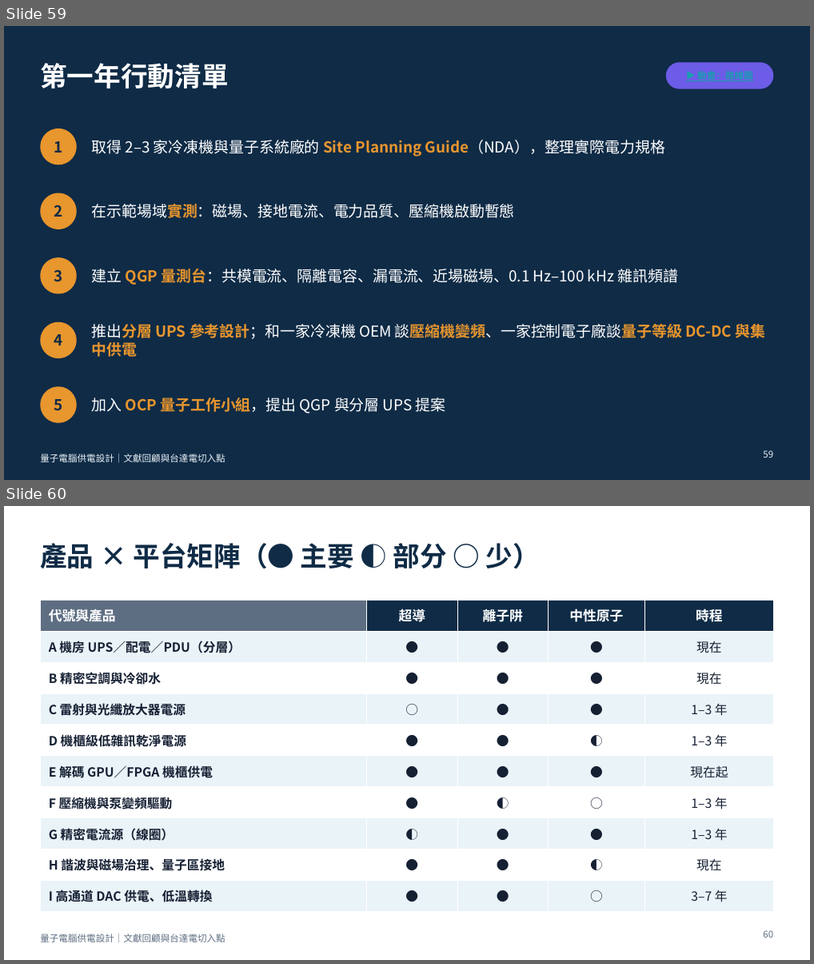
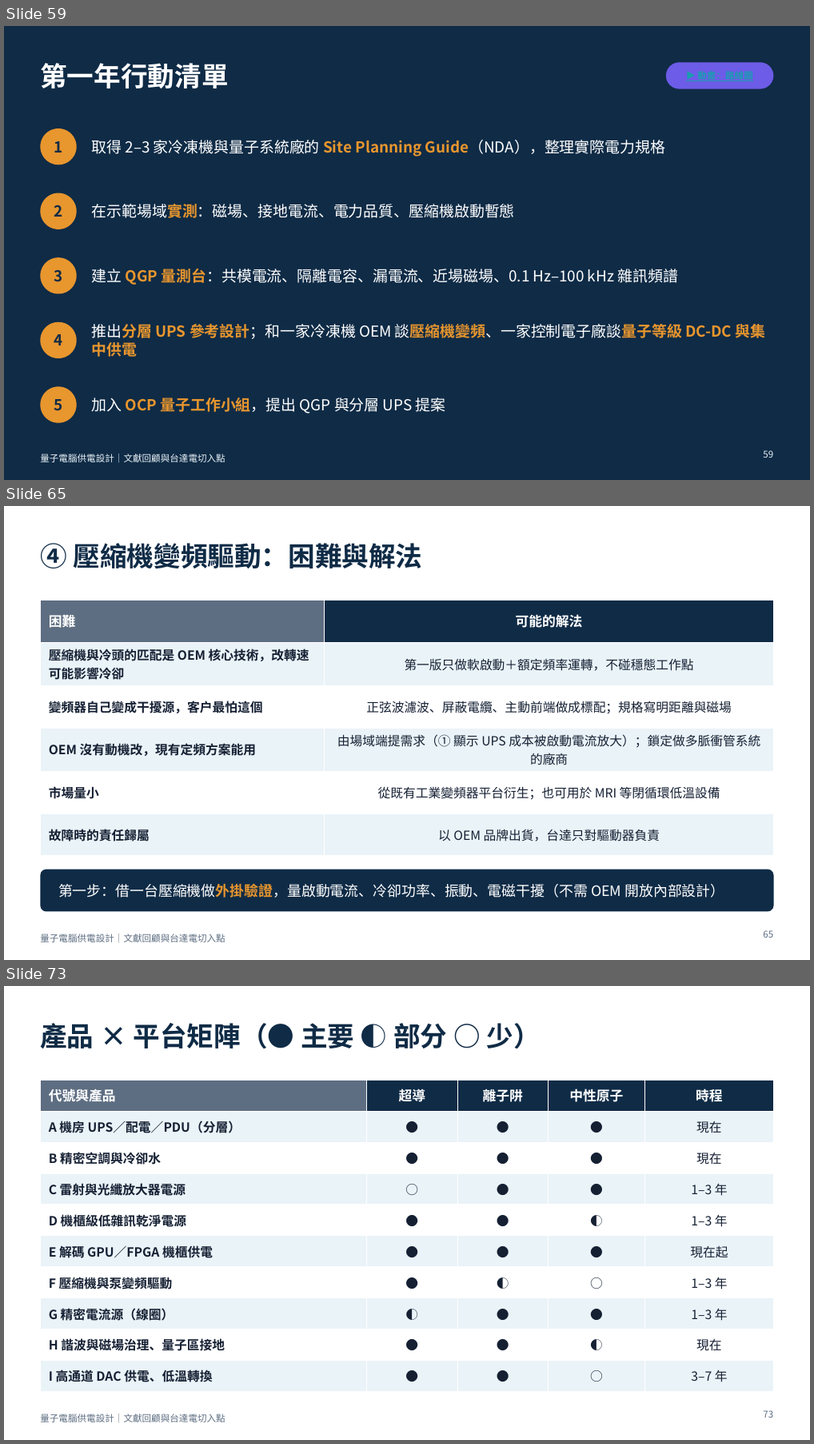
Before and after one commit to pcpcchen-coder/QuantumComputing, a slide deck: slides/output/qc-power-supply-delta.pptx. Shown one above the other, each under a label of ours: slides 59 and 60 before the commit, slides 59, 65 and 73 after it; the slides between them are not shown. The pictures are 814x964 and 814x1444 pixels, drawn with LibreOffice and Linux fonts; fonts in the diff are those of the drawing. Boxes give left, top, right and bottom in pixels: in the first picture for what was removed or moved away, otherwise in the second. Text is boxed around its words. In the diff, an @@ line names an element or a change of style, - is before the commit and + after.

```diff
--- a/slides/output/qc-power-supply-delta.pptx
+++ b/slides/output/qc-power-supply-delta.pptx
@@ slide 65 added at (x1=4, y1=506, x2=810, y2=960), background #FFFFFF; not listed: 1 template element that a slide beside it also shows @@
@@ title added at (x1=40, y1=543, x2=423, y2=568), 32 pt, text #0F2B46, bold @@
+④ 壓縮機變頻驅動：困難與解法
@@ table added at (x1=40, y1=600, x2=774, y2=844), 6 rows, 2 columns @@
+困難 | 可能的解法
+壓縮機與冷頭的匹配是 OEM 核心技術，改轉速可能影響冷卻 | 第一版只做軟啟動＋額定頻率運轉，不碰穩態工作點
+變頻器自己變成干擾源，客戶最怕這個 | 正弦波濾波、屏蔽電纜、主動前端做成標配；規格寫明距離與磁場
+OEM 沒有動機改，現有定頻方案能用 | 由場域端提需求（① 顯示 UPS 成本被啟動電流放大）；鎖定做多脈衝管系統的廠商
+市場量小 | 從既有工業變頻器平台衍生；也可用於 MRI 等閉循環低溫設備
+故障時的責任歸屬 | 以 OEM 品牌出貨，台達只對驅動器負責
@@ rounded rectangle added at (x1=40, y1=869, x2=774, y2=912), fill #0F2B46 @@
@@ text added at (x1=58, y1=884, x2=725, y2=897), 17 pt, text #FFFFFF @@
+第一步：借一台壓縮機做外掛驗證，量啟動電流、冷卻功率、振動、電磁干擾（不需 OEM 開放內部設計）
@@ page number added at (x1=763, y1=930, x2=774, y2=937), 11 pt, text #5E6E82 @@
+65
@@ what was slide 60 is now slide 73 @@
@@ page number at (x1=763, y1=1410, x2=774, y2=1417): text changed @@
-60
+73
```
Also in this commit, not shown: 12 other slides added, 5 other files.
